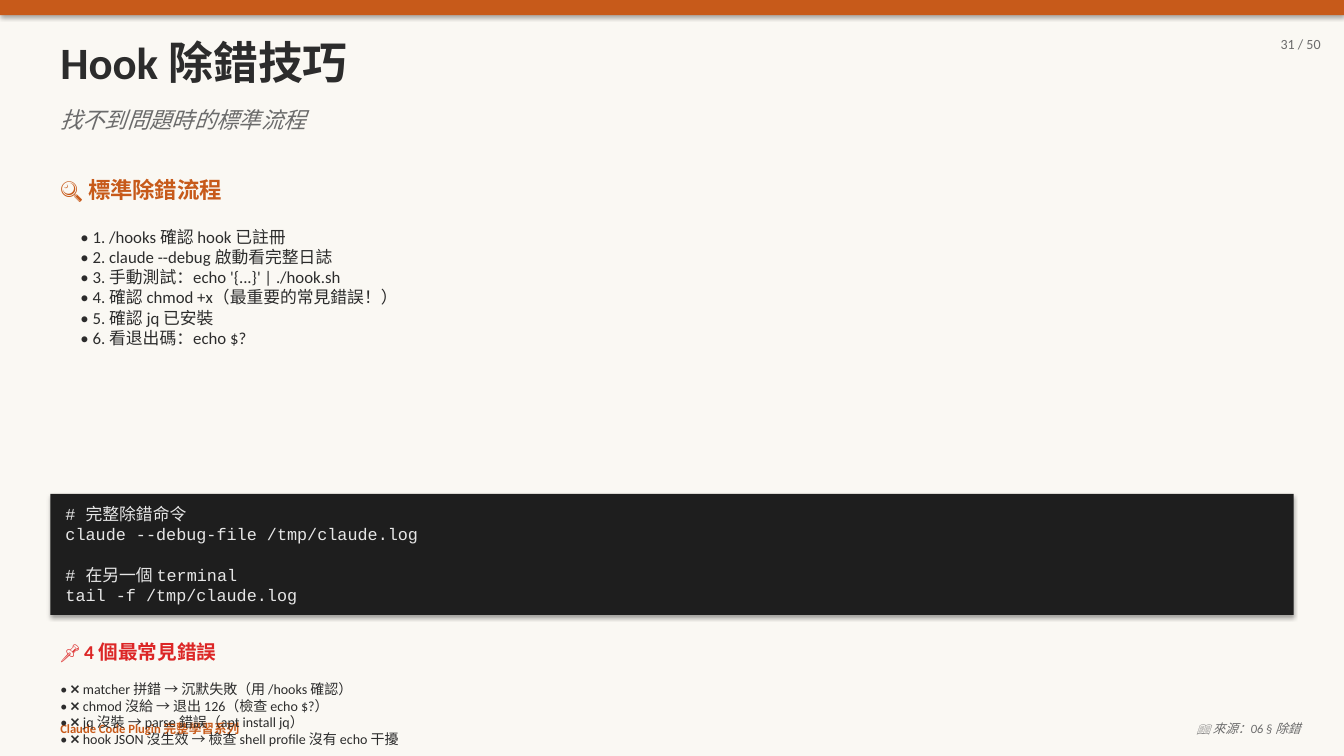
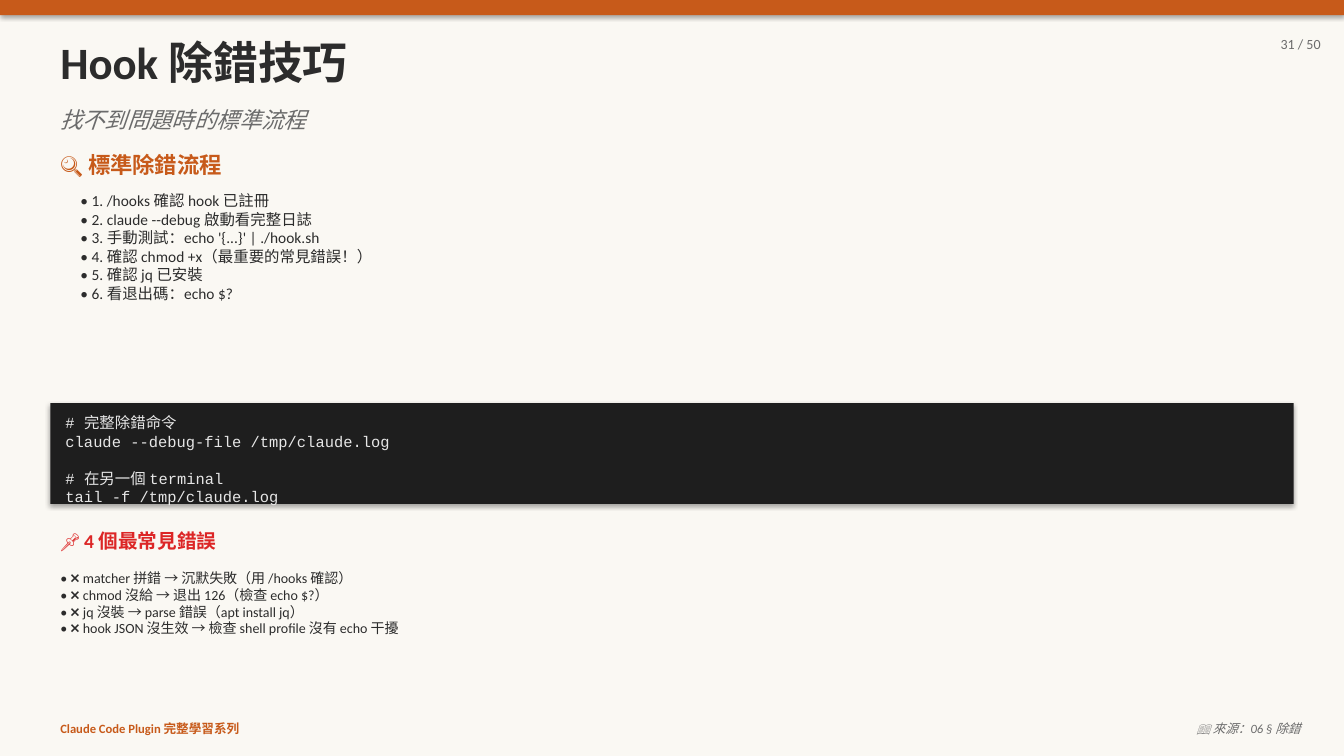
Before and after one commit to kcf7012/pi-proj, a slide deck: slide 31 of 06-hooks.pptx. Drawn at 1344x756 pixels with LibreOffice and Linux fonts; fonts in the diff are those of the drawing. Boxes give left, top, right and bottom in pixels: in the first picture for what was removed or moved away, otherwise in the second. Text is boxed around its words. In the diff, an @@ line names an element or a change of style, - is before the commit and + after.

```diff
--- a/06-hooks.pptx
+++ b/06-hooks.pptx
@@ text "🔍 標準除錯流程": place and size @@
-text "🔍 標準除錯流程" at [88,179,222,200]
+text "🔍 標準除錯流程" at [88,154,222,175]
@@ text "• 1. /hooks 確認 hook ...": place and size @@
-text "• 1. /hooks 確認 hook ..." at [93,229,397,346]
+text "• 1. /hooks 確認 hook ..." at [92,193,372,301]
@@ text "• 1. /hooks 確認 hook ..." at [92,193,372,301]: size 12 to 11 pt @@
@@ text "# 完整除錯命令" at [65,415,390,507]: size 12 to 11 pt @@
@@ text "# 完整除錯命令": place and size @@
-text "# 完整除錯命令" at [65,506,418,605]
+text "# 完整除錯命令" at [65,415,390,507]
@@ rectangle: place and size @@
-rectangle at [50,494,1294,615]
+rectangle at [50,403,1294,504]
@@ text "📌 4 個最常見錯誤": place and size @@
-text "📌 4 個最常見錯誤" at [84,642,217,661]
+text "📌 4 個最常見錯誤" at [84,531,217,550]
@@ text "• ❌ matcher 拼錯 → ...": place and size @@
-text "• ❌ matcher 拼錯 → ..." at [83,682,399,747]
+text "• ❌ matcher 拼錯 → ..." at [83,571,399,636]
```
Also in this commit, not shown: 2 other slides changed, 3 other files.
